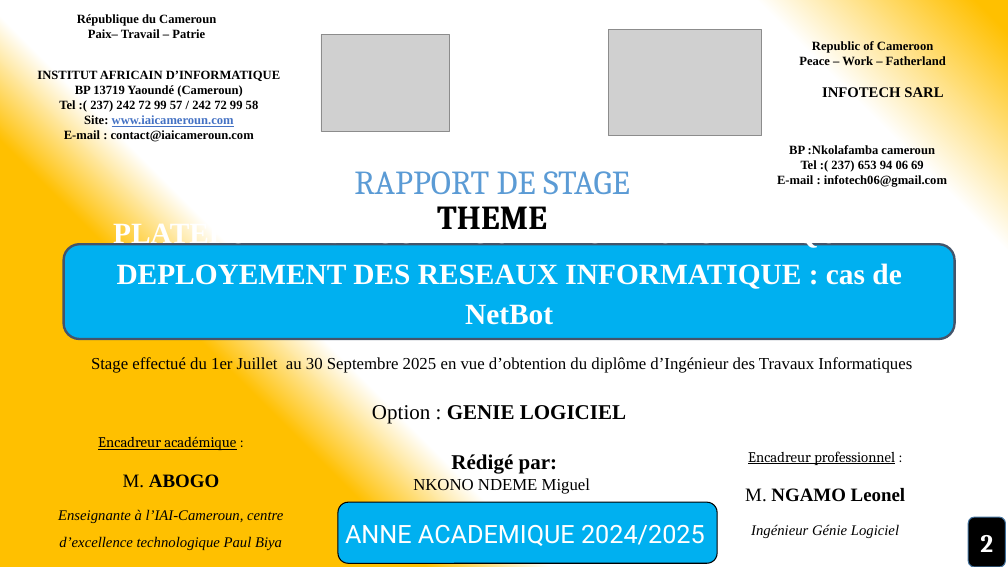
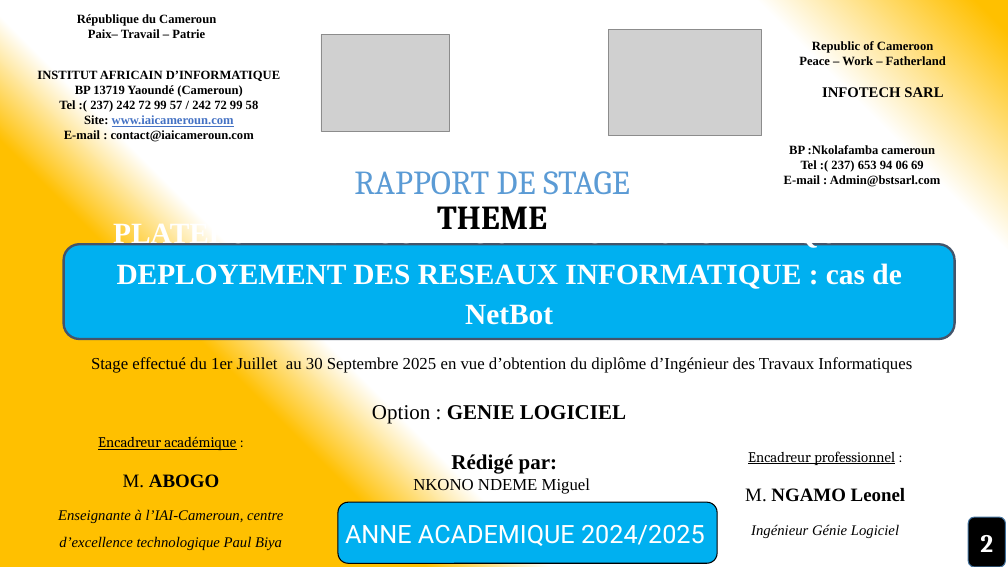
Before and after one commit to miguelnkono/documents, a slide deck: slide 2 of NetBotPW.pptx. Drawn at 1008x567 pixels with LibreOffice and Linux fonts; fonts in the diff are those of the drawing; grey boxes stand for pictures. Boxes give left, top, right and bottom in pixels: in the first picture for what was removed or moved away, otherwise in the second. Text is boxed around its words. In the diff, an @@ line names an element or a change of style, - is before the commit and + after.

```diff
--- a/NetBotPW.pptx
+++ b/NetBotPW.pptx
@@ text at <box>784,175,941,187</box>: text changed @@
-E-mail : infotech06@gmail.com
+E-mail : Admin@bstsarl.com
```
Also in this commit, not shown: 2 other files.
